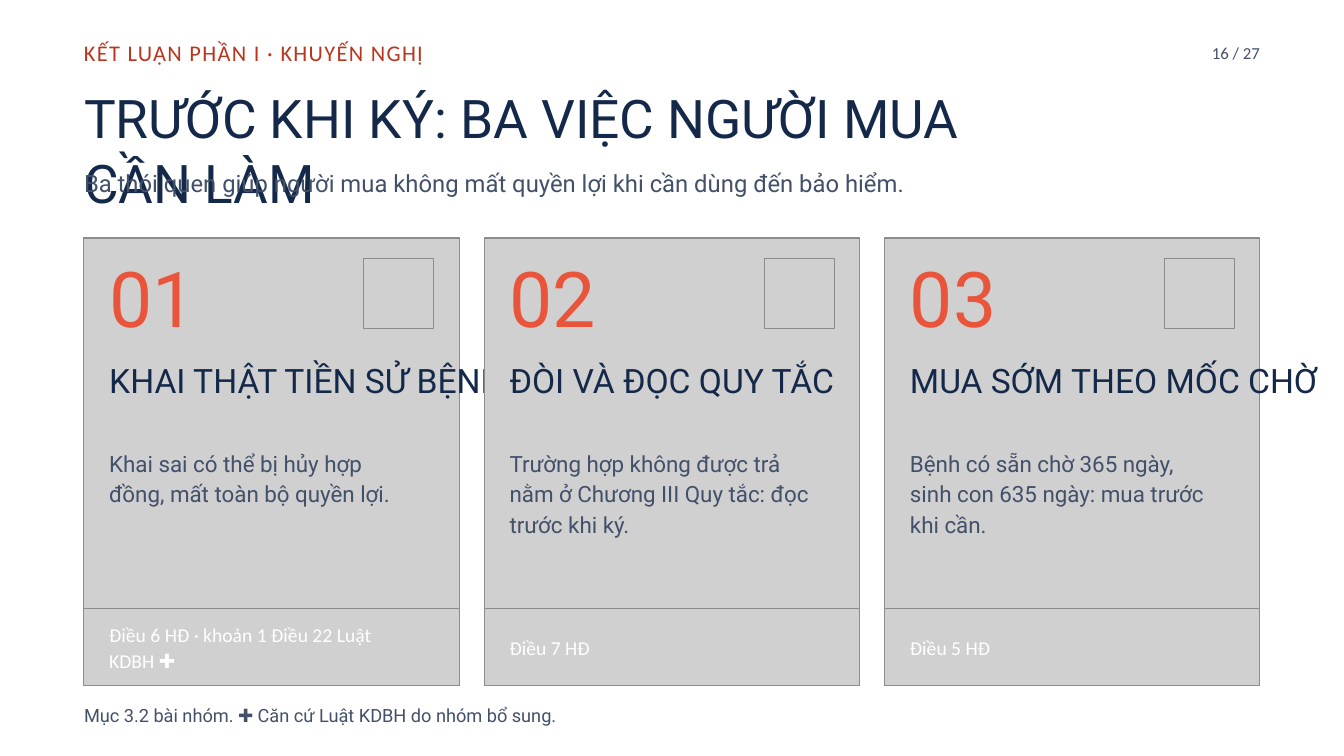
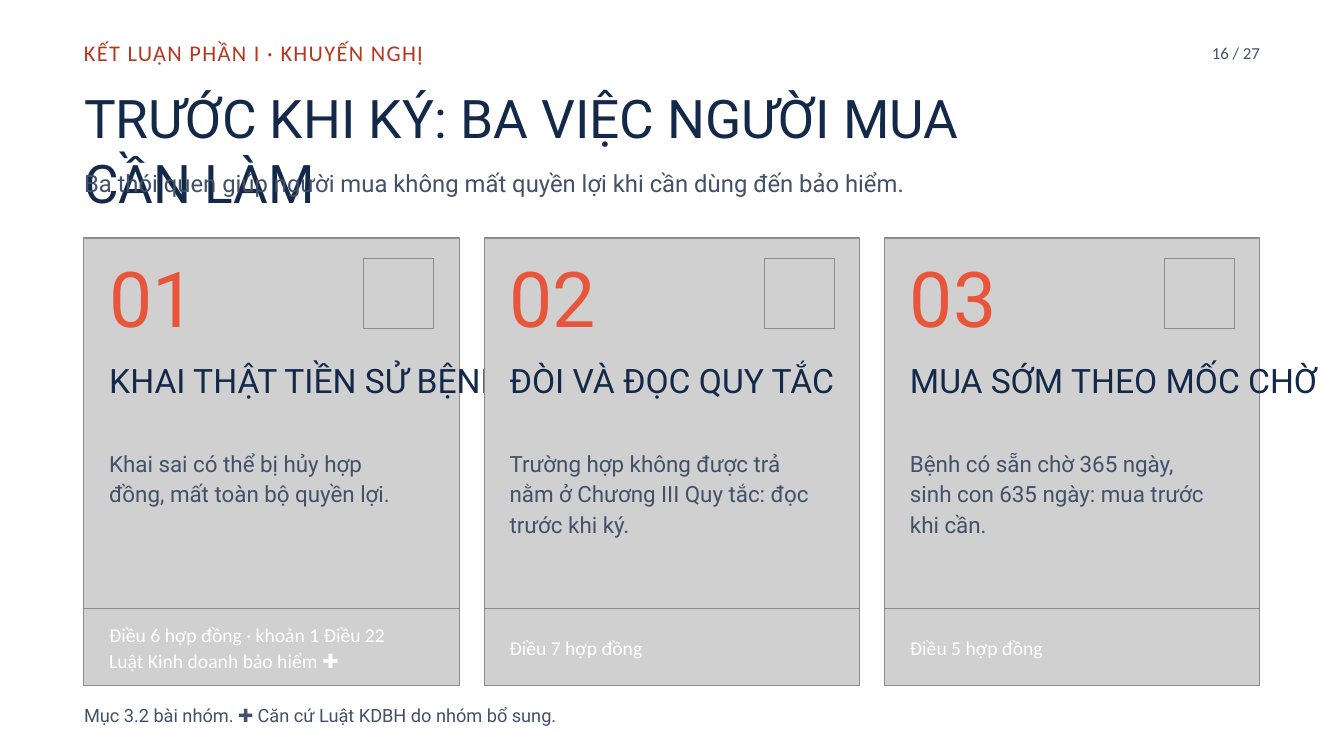
Before and after one commit to tranquanghaofake-dotcom/Law, a slide deck: slide 16 of docs/bai/hd-bao-hiem-an-gia/hd-bao-hiem-an-gia.pptx. Drawn at 1344x756 pixels with LibreOffice and Linux fonts; fonts in the diff are those of the drawing; grey boxes stand for pictures; background and template pictures are left out. Boxes give left, top, right and bottom in pixels: in the first picture for what was removed or moved away, otherwise in the second. Text is boxed around its words. In the diff, an @@ line names an element or a change of style, - is before the commit and + after.

```diff
--- a/docs/bai/hd-bao-hiem-an-gia/hd-bao-hiem-an-gia.pptx
+++ b/docs/bai/hd-bao-hiem-an-gia/hd-bao-hiem-an-gia.pptx
@@ text at <box>109,628,385,671</box>: text changed @@
-Điều 6 HĐ · khoản 1 Điều 22 Luật
-KDBH ✚
+Điều 6 hợp đồng · khoản 1 Điều 22
+Luật Kinh doanh bảo hiểm ✚
@@ text at <box>510,641,643,658</box>: text changed @@
-Điều 7 HĐ
+Điều 7 hợp đồng
@@ text at <box>910,641,1043,658</box>: text changed @@
-Điều 5 HĐ
+Điều 5 hợp đồng
```
Also in this commit, not shown: 2 other slides changed, 14 other files.
